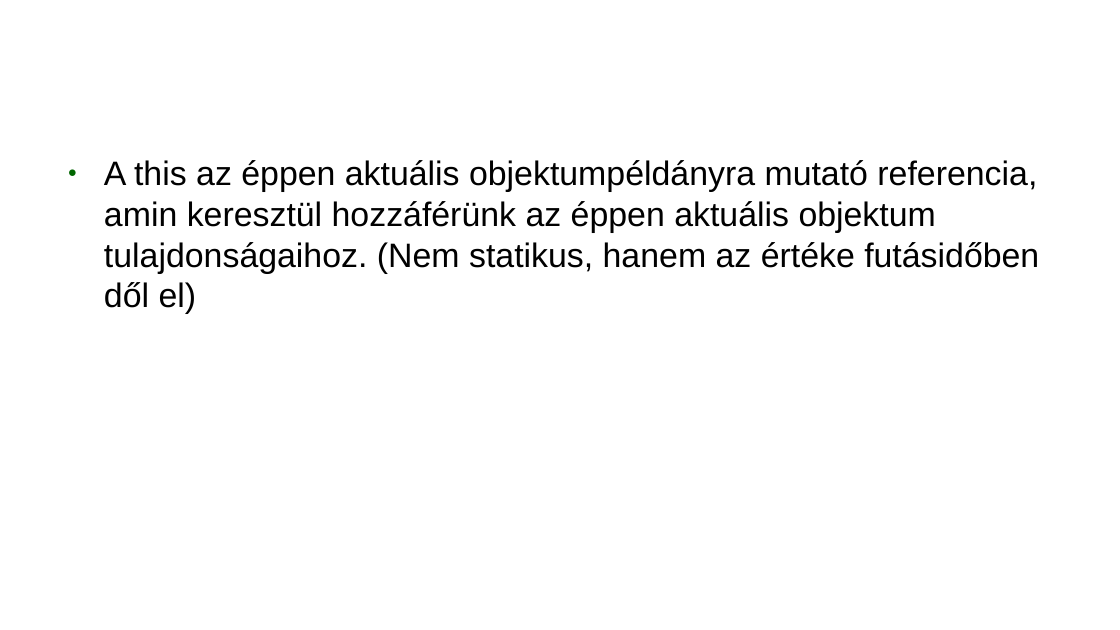
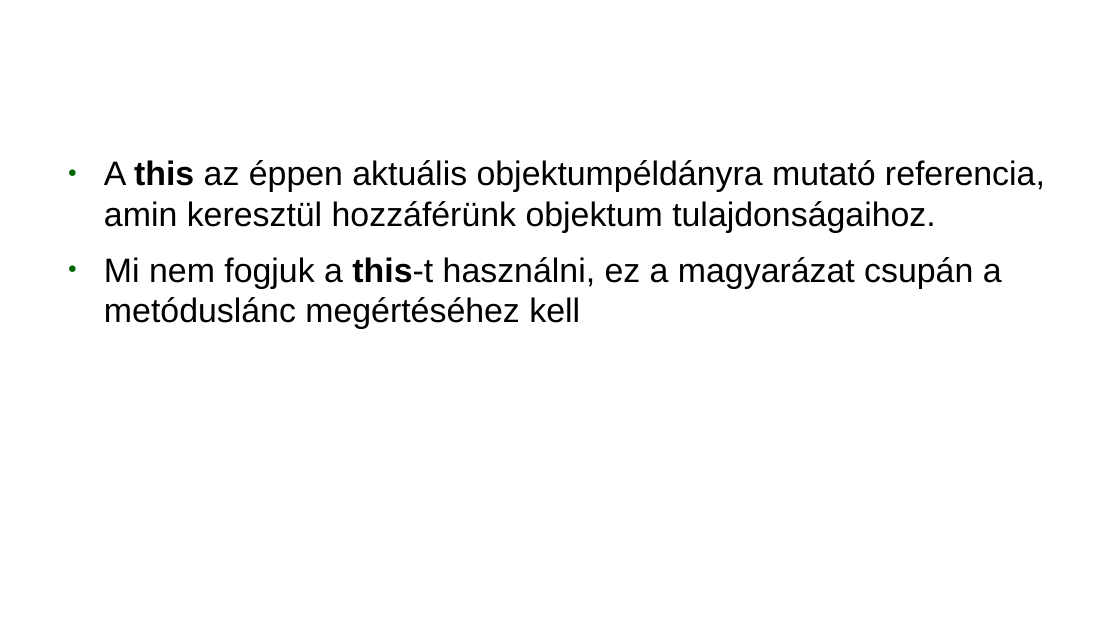
Before and after one commit to webandras/google_earth_engine_kutatas, a slide deck: slide 25 of google_earth_engine_gulacsi_andras_2018.odp (slide 27 before the commit). Drawn at 1120x630 pixels with LibreOffice and Linux fonts; fonts in the diff are those of the drawing; background and template pictures are left out. Boxes give left, top, right and bottom in pixels: in the first picture for what was removed or moved away, otherwise in the second. Text is boxed around its words. In the diff, an @@ line names an element or a change of style, - is before the commit and + after.

```diff
--- a/google_earth_engine_gulacsi_andras_2018.odp
+++ b/google_earth_engine_gulacsi_andras_2018.odp
@@ text at <box>104,160,1045,329</box>: text changed @@
-● A this az éppen aktuális objektumpéldányra mutató referencia, amin keresztül hozzáférünk az éppen aktuális objektum tulajdonságaihoz. (Nem statikus, hanem az értéke futásidőben dől el)
+● A this az éppen aktuális objektumpéldányra mutató referencia, amin keresztül hozzáférünk objektum tulajdonságaihoz.
+● Mi nem fogjuk a this-t használni, ez a magyarázat csupán a metóduslánc megértéséhez kell
```
Also in this commit, not shown: 29 other slides changed, 24 slides added, 3 slides removed, 16 other files.
